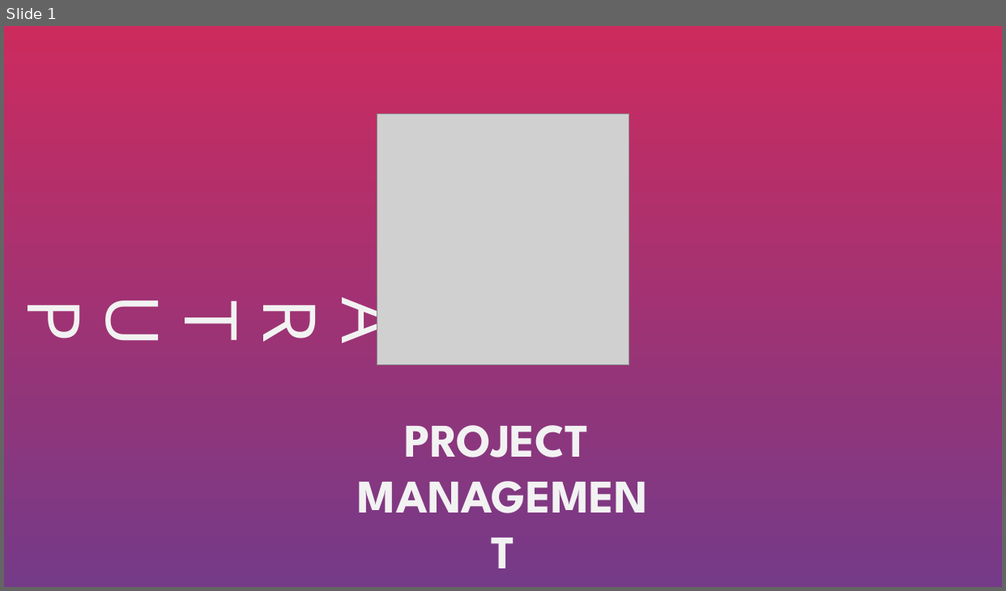
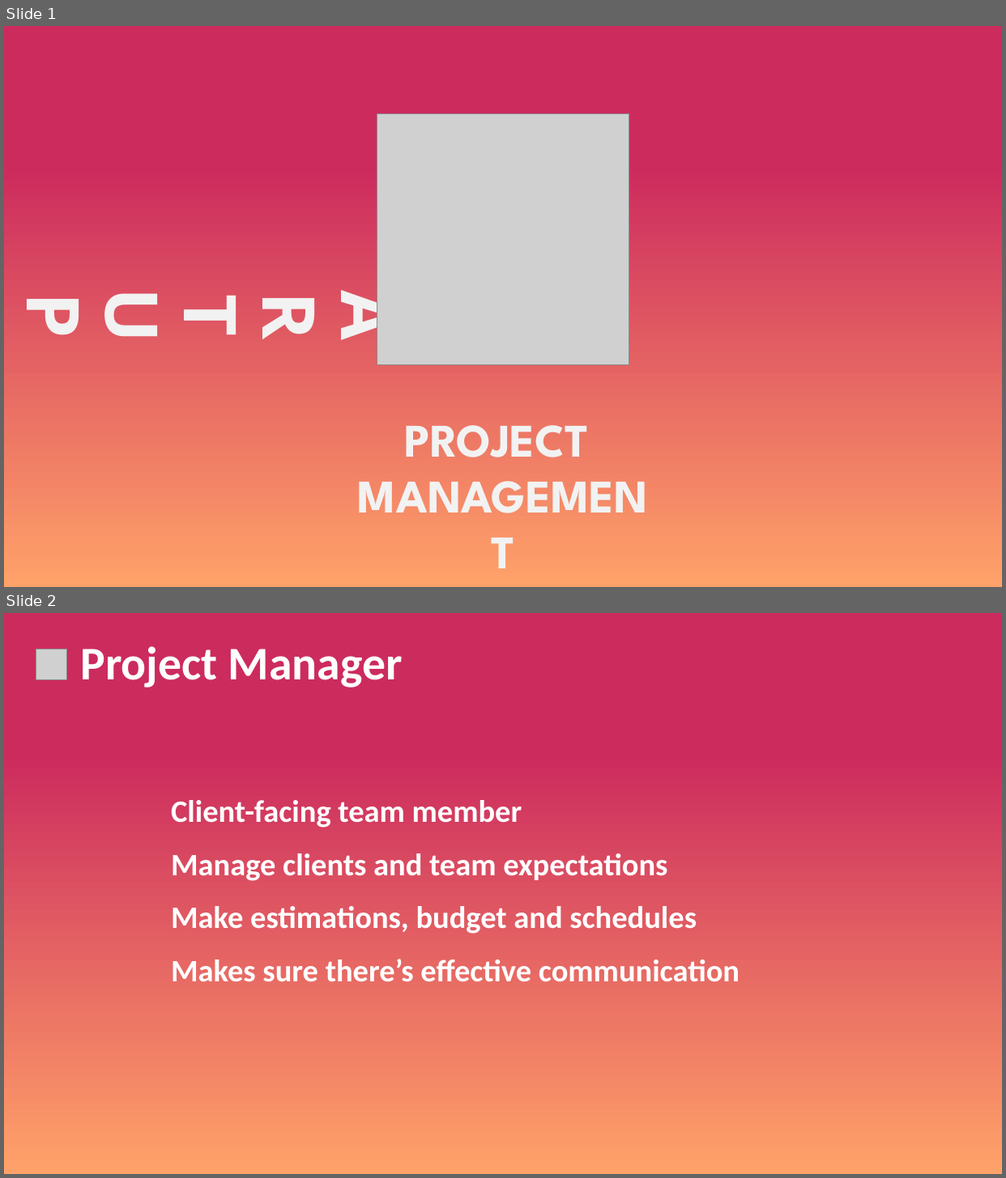
Before and after one commit to cimadev/PlaticasTalleres, a slide deck: 2018/18_05_18 Innovatec TEC/Startup Project Management.pptx. Shown one above the other, each under a label of ours: slide 1 before the commit, slides 1 and 2 after it. The pictures are 1006x591 and 1006x1178 pixels, drawn with LibreOffice and Linux fonts; fonts in the diff are those of the drawing; grey boxes stand for pictures. Boxes give left, top, right and bottom in pixels: in the first picture for what was removed or moved away, otherwise in the second. Text is boxed around its words. In the diff, an @@ line names an element or a change of style, - is before the commit and + after.

```diff
--- a/2018/18_05_18 Innovatec TEC/Startup Project Management.pptx
+++ b/2018/18_05_18 Innovatec TEC/Startup Project Management.pptx
@@ slide 2 added at (x1=4, y1=613, x2=1002, y2=1174), background gradient #CC2B5E to #FFA269 @@
@@ picture added at (x1=36, y1=649, x2=67, y2=679) @@
@@ text added at (x1=80, y1=646, x2=403, y2=688), 45 pt, text #FFFFFF, bold @@
+Project Manager
@@ text added at (x1=171, y1=800, x2=522, y2=828), 30 pt, text #FFFFFF, bold @@
+Client-facing team member
@@ text added at (x1=171, y1=854, x2=667, y2=881), 30 pt, text #FFFFFF, bold @@
+Manage clients and team expectations
@@ text added at (x1=171, y1=906, x2=697, y2=934), 30 pt, text #FFFFFF, bold @@
+Make estimations, budget and schedules
@@ text added at (x1=171, y1=959, x2=739, y2=982), 30 pt, text #FFFFFF, bold @@
+Makes sure there’s effective communication
@@ slide 1 changed as well @@
@@ background gradient #CC2B5E to #753A88 to gradient #CC2B5E to #FFA269 @@
@@ title "S T A R T ..." moved from (x1=6, y1=301, x2=420, y2=344) to (x1=6, y1=293, x2=420, y2=339) @@
@@ title "S T A R T ..." at (x1=6, y1=293, x2=420, y2=339): bold on @@
```
Also in this commit, not shown: 1 other slide changed, 23 other slides added, 1 slide removed, 2 other files.
